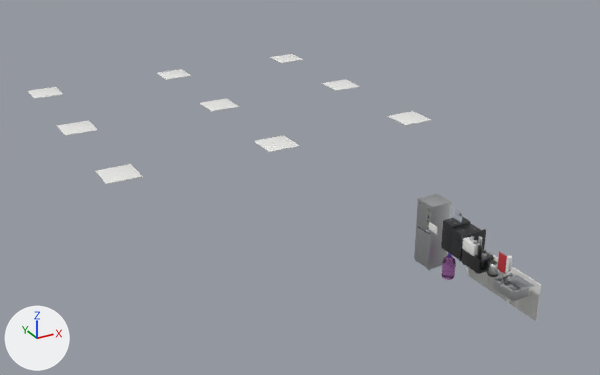
The glTF model public/models/props_pantry.glb as it was, and as the next commit left it.
Both versions are drawn from a 50 mm camera at (-1.9, -18.41, 7.81) aimed at (5.14, -5.61, 1.41). Lighting does not change. The marker at lower left points along +X, +Y and +Z. The older version comes first. Where no turn or scale is listed for an object, it has been applied to the vertices.

In view in the first picture: 'base_cabinet_door_01', 'drying_mat_01', 'led_panel_03', 'lg_fridge', 'lg_fridge_door_freezer', 'lg_fridge_door_main', 'lg_microwave', 'sink_bowl', 'tata_bistro_machine' and 20 more.
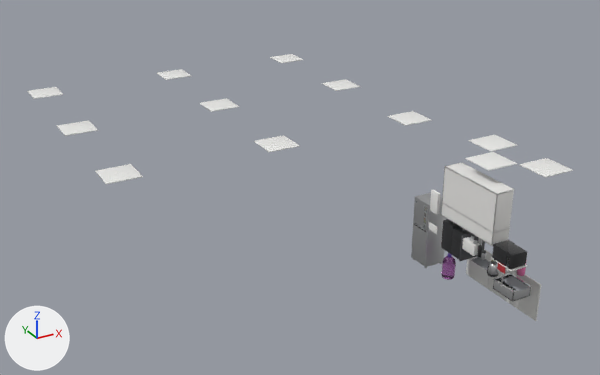
Changed parts and their boxes [x1, y1, x2, y2] in the pictures (600 x 375 px):
'wall_cabinet_body', added: after [441, 163, 514, 246]
'lg_fridge', moved: before [416, 194, 452, 270]; after [413, 193, 447, 268]
'lg_microwave', moved: before [462, 249, 493, 274]; after [492, 240, 527, 269]
'lg_fridge_door_main', moved: before [414, 224, 432, 269]; after [411, 222, 428, 266]
'led_panel_11', added: after [519, 158, 573, 178]
'led_panel_12', added: after [465, 152, 517, 171]
'lg_fridge_door_freezer', moved: before [416, 198, 433, 233]; after [413, 196, 430, 230]
'led_panel_10', added: after [469, 135, 518, 152]
'drying_mat_01', moved: before [506, 275, 534, 290]; after [503, 276, 530, 291]
'microwave_shelf', added: after [491, 257, 527, 271]
'pink_bottle_01', added: after [517, 259, 527, 276]

The change, as a list of edits to the scene's bpy script:
```text
Change ob_lg_fridge:
    ob_lg_fridge.location: (7.12, -7.22, 0.0) -> (7.12, -7.12, 0.0)
Change ob_lg_fridge_door_freezer:
    ob_lg_fridge_door_freezer.location: (6.91, -7.44, 1.09) -> (6.91, -7.34, 1.09)
Change ob_lg_fridge_door_main:
    ob_lg_fridge_door_main.location: (6.91, -7.44, 0.43) -> (6.91, -7.34, 0.43)
Change ob_lg_microwave:
    ob_lg_microwave.location: (6.86, -8.82, 0.93) -> (6.86, -9.56, 1.38)
Change ob_lg_microwave_door:
    ob_lg_microwave_door.location: (7.0, -9.05, 0.93) -> (7.0, -9.78, 1.38)
Change ob_drying_mat_01:
    ob_drying_mat_01.location: (7.12, -9.6, 0.8) -> (7.03, -9.6, 0.8)
Add ob_led_panel_12:
    ob_led_panel_12 = bpy.data.objects.new('led_panel_12', me_led_panel_12)  # 112 vertices, 216 faces; spans x -0.3..0.3, y -0.3..0.3, z -0.009..0.01; in mat_pantry_fan_white (white #ededeb), mat_pantry_led_panel (white #eaecef)
    ob_led_panel_12.location = (7.1, -8.65, 2.64)
Add ob_led_panel_11:
    ob_led_panel_11 = bpy.data.objects.new('led_panel_11', me_led_panel_11)  # 112 vertices, 216 faces; spans x -0.3..0.3, y -0.3..0.3, z -0.009..0.01; in mat_pantry_fan_white (white #ededeb), mat_pantry_led_panel (white #eaecef)
    ob_led_panel_11.location = (7.7, -9.3, 2.64)
Add ob_led_panel_10:
    ob_led_panel_10 = bpy.data.objects.new('led_panel_10', me_led_panel_10)  # 112 vertices, 216 faces; spans x -0.3..0.3, y -0.3..0.3, z -0.009..0.01; in mat_pantry_fan_white (white #ededeb), mat_pantry_led_panel (white #eaecef)
    ob_led_panel_10.location = (7.7, -8.0, 2.64)
Add ob_pink_bottle_01:
    ob_pink_bottle_01 = bpy.data.objects.new('pink_bottle_01', me_pink_bottle_01)  # 180 vertices, 352 faces; spans x -0.068..0.068, y -0.068..0.068, z 0.0..0.446; in mat_pantry_pink_bottle (pink #ed7cb3), mat_pantry_white_plastic (white #efefec)
    ob_pink_bottle_01.location = (7.32, -9.4, 0.8)
Add ob_microwave_shelf:
    ob_microwave_shelf = bpy.data.objects.new('microwave_shelf', me_microwave_shelf)  # 56 vertices, 108 faces; spans x -0.175..0.165, y -0.25..0.25, z -0.008..0.008; in mat_pantry_carcass (white #efedeb)
    ob_microwave_shelf.location = (6.88, -9.55, 1.23)
Add ob_wall_cabinet_door_03:
    ob_wall_cabinet_door_03 = bpy.data.objects.new('wall_cabinet_door_03', me_wall_cabinet_door_03)  # 56 vertices, 108 faces; spans x -0.009..0.009, y -0.434..0.0, z -0.35..0.35; in mat_pantry_gloss_laminate_grey (white #efefec)
    ob_wall_cabinet_door_03.location = (7.06, -7.97, 2.03)
Add ob_wall_cabinet_door_01:
    ob_wall_cabinet_door_01 = bpy.data.objects.new('wall_cabinet_door_01', me_wall_cabinet_door_01)  # 56 vertices, 108 faces; spans x -0.009..0.009, y 0.0..0.434, z -0.35..0.35; in mat_pantry_gloss_laminate_grey (white #efefec)
    ob_wall_cabinet_door_01.location = (7.06, -9.28, 2.03)
Add ob_wall_cabinet_body:
    ob_wall_cabinet_body = bpy.data.objects.new('wall_cabinet_body', me_wall_cabinet_body)  # 232 vertices, 488 faces; spans x -0.175..0.175, y -0.675..0.675, z -0.465..0.465; in mat_pantry_carcass (white #efedeb)
    ob_wall_cabinet_body.location = (6.88, -8.62, 1.91)
```
